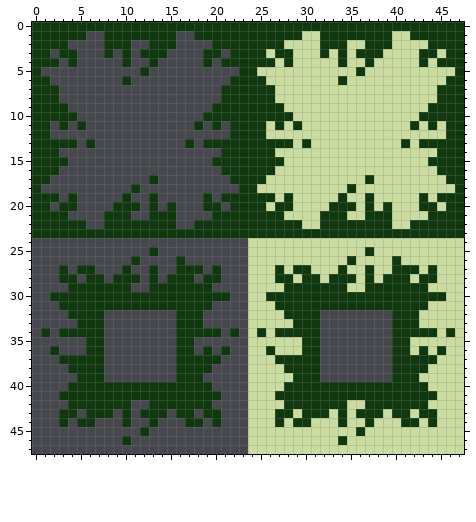
Two versions of one pixel-art sprite, Assets/Sprites/Decor/TILE_MAP_GRASS.png. The picture above was drawn from the file before the commit.
The file is 48x48 pixels.
After:
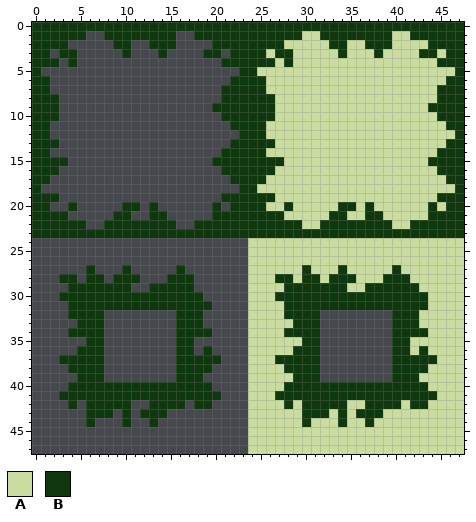
Palette (. is transparent): A #cadca0  B #0f380e
Difference:
Colour A replaces colour B in row 2 at x 32; in row 3 at x 32 and 36 to 37; in row 4 at x 34, 37 and 43; in row 5 at x 36; in row 6 at x 34; in row 7 at x 26.
Colour A replaces colour B in row 9 at x 27; in row 10 at x 27 to 28 and 43 to 44; in row 11 at x 27, 29, 42 and 44; in row 12 at x 46; in row 13 at x 27 to 28, 30, 41 and 43 to 45; in row 14 at x 26.
Colour A replaces colour B in row 17 at x 37; in row 18 at x 35; in row 19 at x 28, 34, 37 and 43; in row 20 at x 27, 33, 39 and 43; in row 21 at x 32 and 39; in row 25 at x 37.
Colour A replaces colour B in row 26 at x 35 and 40; in row 27 at x 27, 29, 37, 41 to 42 and 44; in row 28 at x 37 and 43 to 44; in row 29 at x 43; in row 30 at x 26 and 44 to 45; in row 31 at x 27.
Colour A replaces colour B in row 34 at x 25, 27, 44 and 46; in row 36 at x 26 and 45; in row 42 at x 29 and 41; in row 43 at x 27 to 28, 40 to 41 and 43 to 44; in row 44 at x 27, 29, 41 to 42 and 44; in row 45 at x 36.
Colour A replaces colour B in row 46 at x 34.
Colour B is added in row 36 at x 5.
Colour B replaces colour A in row 36 at x 29.
The author cleared colour B in row 2 at x 8; in row 3 at x 8 and 12 to 13; in row 4 at x 10, 13 and 19; in row 5 at x 12; in row 6 at x 10; in row 7 at x 2.
The author cleared colour B in row 9 at x 3; in row 10 at x 3 to 4 and 19 to 20; in row 11 at x 3, 5, 18 and 20; in row 12 at x 22; in row 13 at x 3 to 4, 6, 17 and 19 to 21; in row 14 at x 2.
The author cleared colour B in row 17 at x 13; in row 18 at x 11; in row 19 at x 4, 10, 13 and 19; in row 20 at x 3, 9, 15 and 19; in row 21 at x 8 and 15; in row 25 at x 13.
The author cleared colour B in row 26 at x 11 and 16; in row 27 at x 3, 5, 13, 17 to 18 and 20; in row 28 at x 13 and 19 to 20; in row 29 at x 18 to 19; in row 30 at x 2 and 19 to 21; in row 31 at x 3.
The author cleared colour B in row 34 at x 1, 3, 20 and 22; in row 36 at x 2 and 21; in row 42 at x 5 and 17; in row 43 at x 3 to 4, 16 to 17 and 19 to 20; in row 44 at x 3, 5, 17 to 18 and 20; in row 45 at x 12.
The author cleared colour B in row 46 at x 10.
